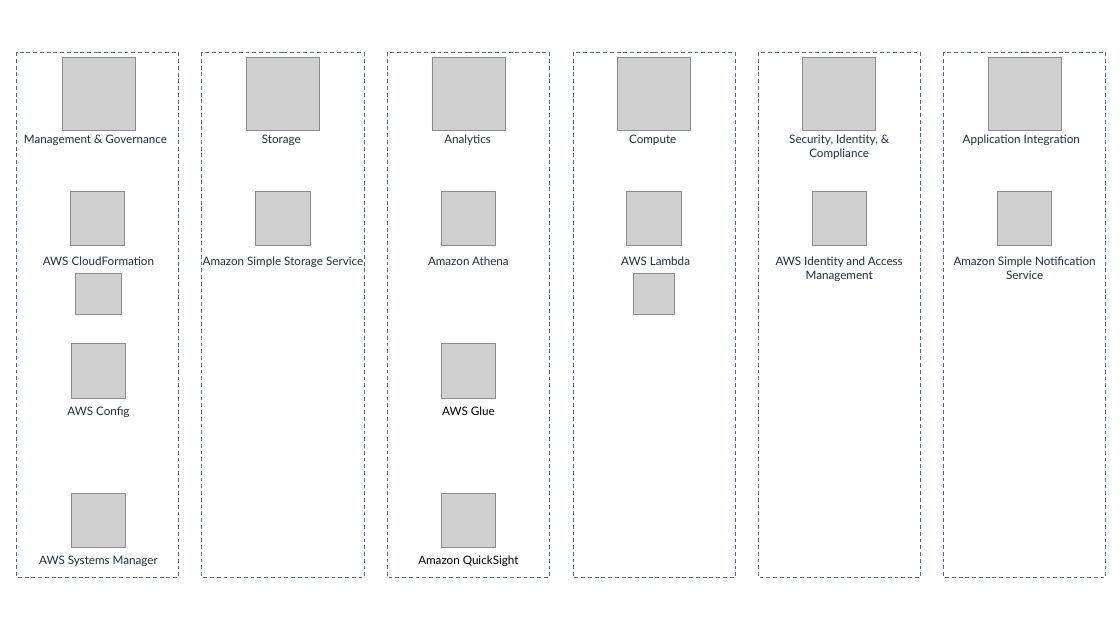
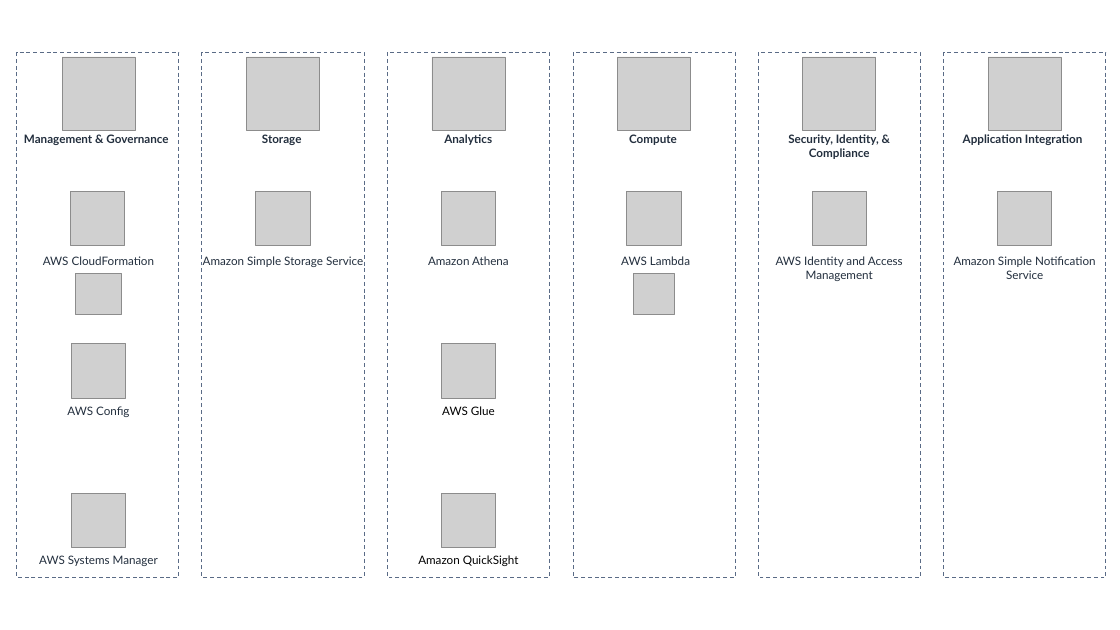
Before and after one commit to aelivingstone/patch-compliance, a slide deck: slide 2 of Diagram.pptx. Drawn at 1120x630 pixels with LibreOffice and Linux fonts; fonts in the diff are those of the drawing; grey boxes stand for pictures. Boxes give left, top, right and bottom in pixels: in the first picture for what was removed or moved away, otherwise in the second. Text is boxed around its words. In the diff, an @@ line names an element or a change of style, - is before the commit and + after.

```diff
--- a/Diagram.pptx
+++ b/Diagram.pptx
@@ bold on in 6 elements at bbox=[629, 134, 677, 145], bbox=[262, 134, 302, 145], bbox=[24, 134, 168, 145], bbox=[444, 134, 492, 145], bbox=[788, 134, 879, 159], bbox=[963, 134, 1082, 145] @@
```
Also in this commit, not shown: 1 other file.
